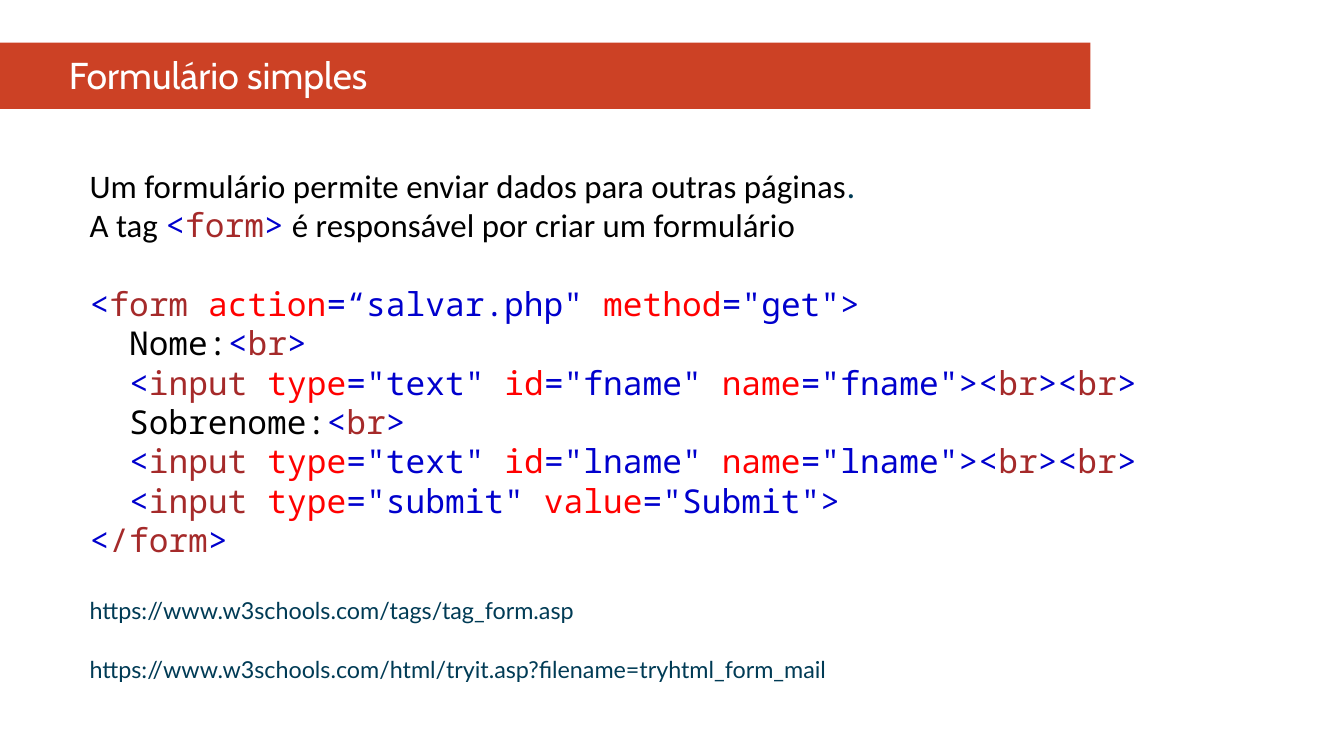
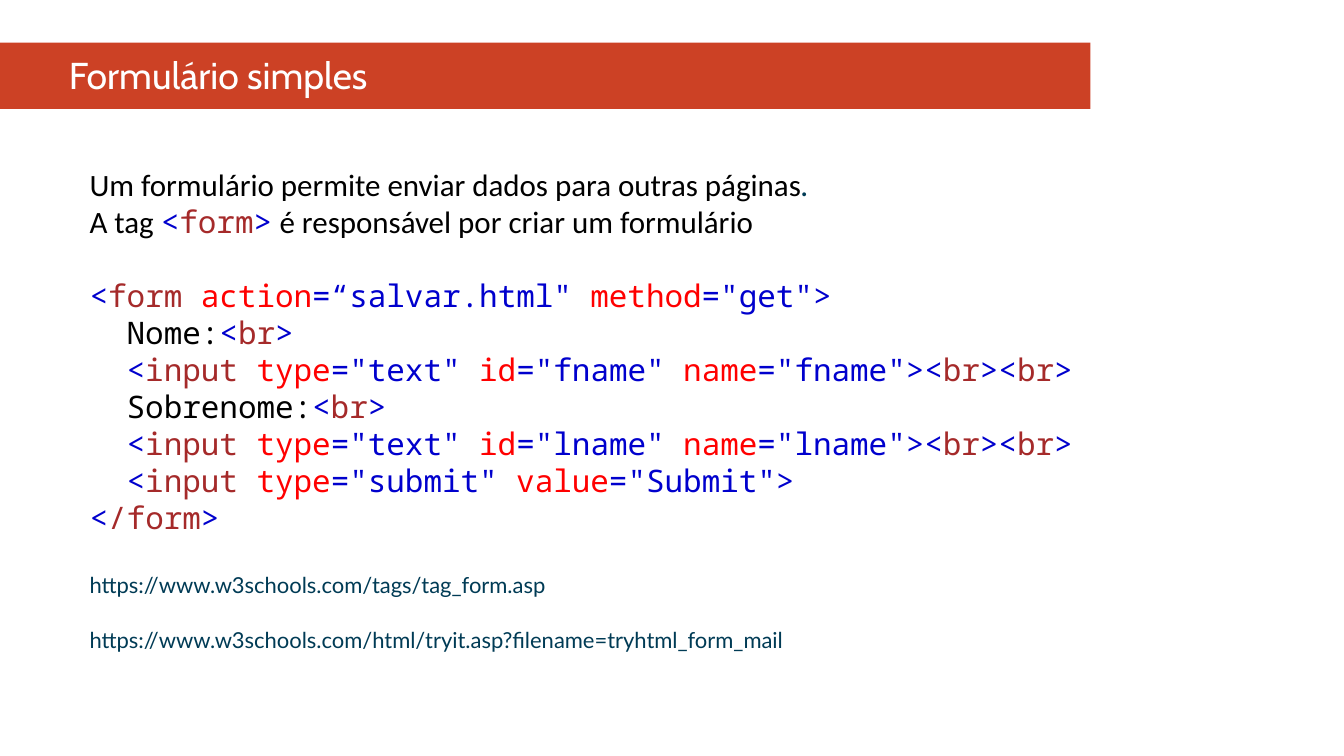
Before and after one commit to edsmcosta/desktop-tutorial, a slide deck: slide 3 of [HTML-CSS] Aula 03.pptx. Drawn at 1344x756 pixels with LibreOffice and Linux fonts; fonts in the diff are those of the drawing. Boxes give left, top, right and bottom in pixels: in the first picture for what was removed or moved away, otherwise in the second. Text is boxed around its words. In the diff, an @@ line names an element or a change of style, - is before the commit and + after.

```diff
--- a/[HTML-CSS] Aula 03.pptx
+++ b/[HTML-CSS] Aula 03.pptx
@@ text at <box>90,174,808,652</box>: size 17.6 to 16.5 pt in "Um formulário permite enviar dados para outras ...", "A tag <form> é responsável por criar ..."; size 12.5 to 11.7 pt in "https://www.w3schools.com/tags/tag_form.asp", "https://www.w3schools.com/html/tryit.asp?filename=tryhtml_fo ..." @@
@@ text at <box>90,283,1073,530</box>: text changed; size 17.6 to 16.5 pt @@
-<form action=“salvar.php" method="get">
-Nome:<br>
-<input type="text" id="fname" name="fname"><br><br>
-Sobrenome:<br>
-<input type="text" id="lname" name="lname"><br><br>
-<input type="submit" value="Submit">
-</form>
+<form action=“salvar.html" method="get">
+Nome:<br>
+<input type="text" id="fname" name="fname"><br><br>
+Sobrenome:<br>
+<input type="text" id="lname" name="lname"><br><br>
+<input type="submit" value="Submit">
+</form>
```
Also in this commit, not shown: 8 other slides changed, 4 other files.
